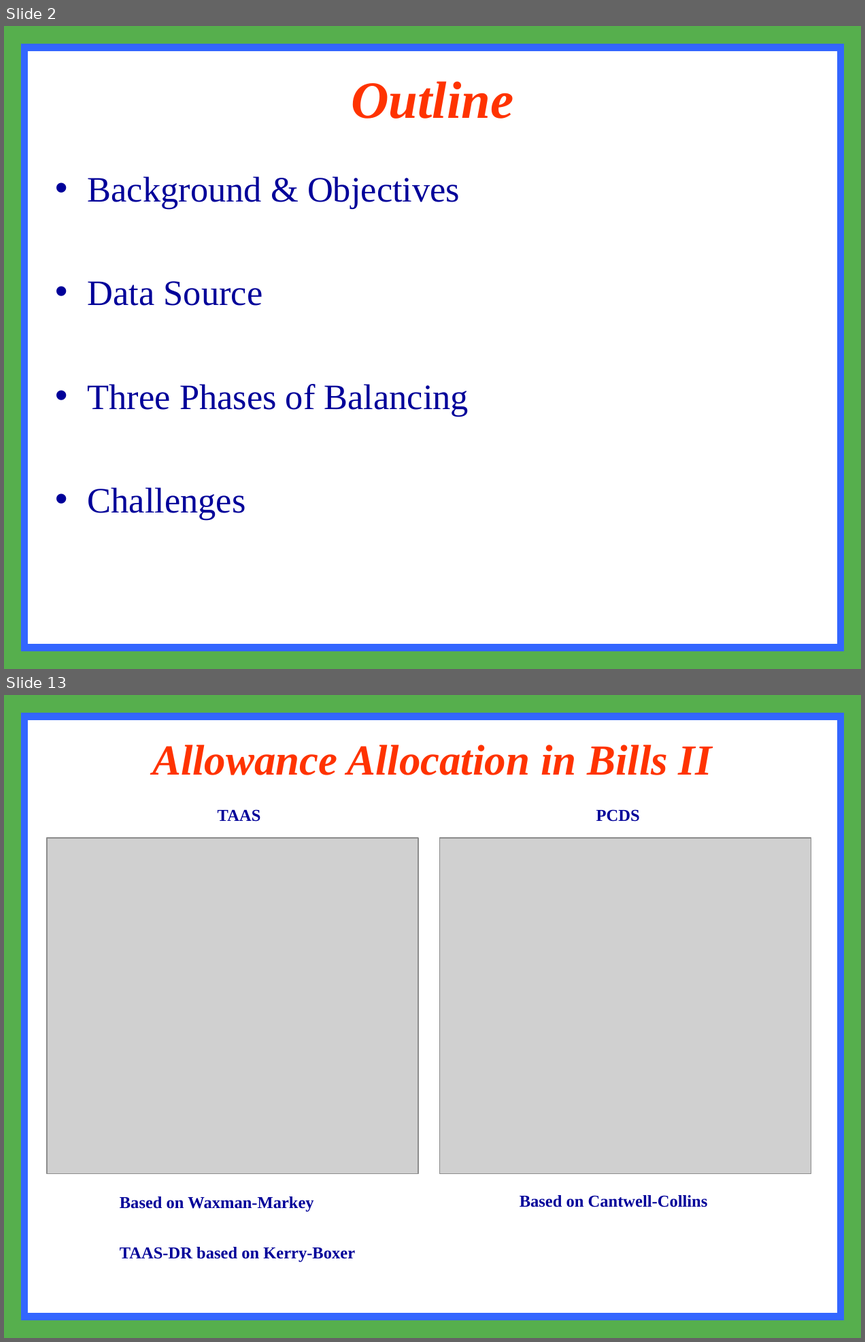
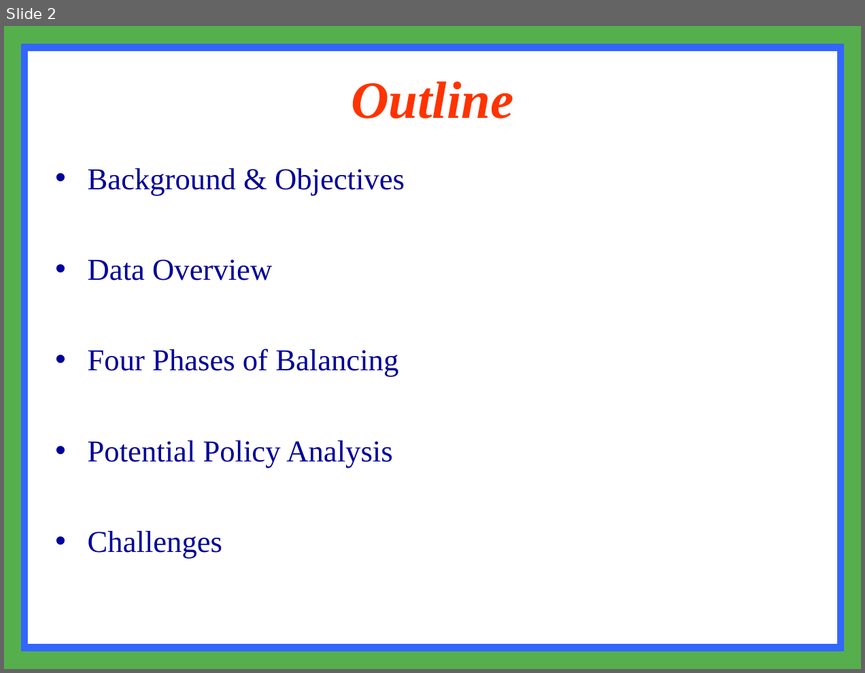
Before and after one commit to zhangda1021/data, a slide deck: data preparation.ppt. Shown one above the other, each under a label of ours: slides 2 and 13 before the commit, slide 2 after it; the slides between them are not shown. The pictures are 865x1342 and 865x673 pixels, drawn with LibreOffice and Linux fonts; fonts in the diff are those of the drawing; grey boxes stand for pictures. Boxes give left, top, right and bottom in pixels: in the first picture for what was removed or moved away, otherwise in the second. Text is boxed around its words. In the diff, an @@ line names an element or a change of style, - is before the commit and + after.

```diff
--- a/data preparation.ppt
+++ b/data preparation.ppt
@@ slide 13 removed at bbox=[4, 695, 861, 1338], background #FFFFFF; not listed: 2 template elements that a slide beside it also shows @@
@@ title removed at bbox=[152, 745, 712, 775] @@
-Allowance Allocation in Bills II
@@ text removed at bbox=[218, 809, 261, 821] @@
-TAAS
@@ text removed at bbox=[596, 809, 640, 821] @@
-PCDS
@@ picture removed at bbox=[47, 838, 418, 1174] @@
@@ picture removed at bbox=[439, 838, 810, 1174] @@
@@ text removed at bbox=[120, 1196, 313, 1212] @@
-Based on Waxman-Markey
@@ text removed at bbox=[519, 1195, 708, 1207] @@
-Based on Cantwell-Collins
@@ text removed at bbox=[120, 1246, 355, 1261] @@
-TAAS-DR based on Kerry-Boxer
@@ slide 2 changed as well @@
@@ text "Background & Objectives": place and size @@
-text "Background & Objectives" at bbox=[88, 176, 469, 520]
+text "Background & Objectives" at bbox=[88, 168, 405, 558]
@@ text at bbox=[88, 168, 405, 558]: size 30 to 25.5 pt in "Background & Objectives", "Challenges" @@
@@ text at bbox=[88, 259, 398, 467]: text changed; size 30 to 25.5 pt @@
-• Data Source
-• Three Phases of Balancing
+• Data Overview
+• Four Phases of Balancing
+• Potential Policy Analysis
```
Also in this commit, not shown: 2 other slides changed, 9 slides added, 19 other slides removed, 4 other files.
